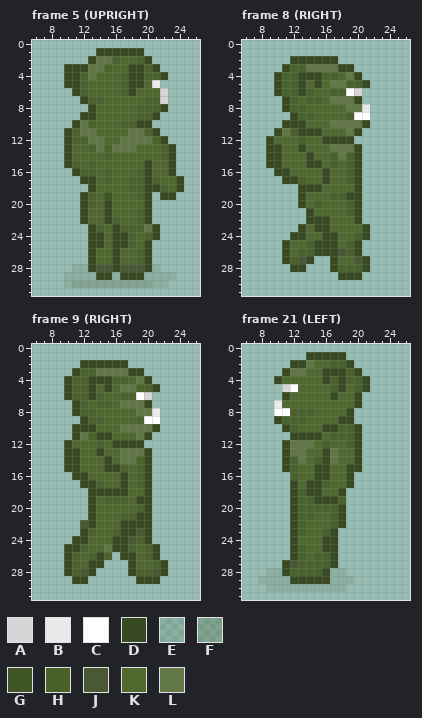
Edited in one commit: pixel-art file (app/src/main/resources/unfinished/orc/orc.aseprite). The first picture shows the starting point.
32x32 pixels, 24 frames. Colours within 5 levels of each other are drawn and written as one. Shown: frame 5 (UPRIGHT): x 6..26, y 0..31; frame 8 (RIGHT): x 6..26, y 0..31; frame 9 (RIGHT): x 6..26, y 0..31; frame 21 (LEFT): x 6..26, y 0..31. The commit also changed other frames, which this record leaves out.
Palette (. is transparent): A #d6d6d6  B #eaeaea  C #ffffff  D #384a21  E #3e522421  F #3e52243e  G #405526  H #49612b  J #485934  K #4f692e  L #617846
Pixels before, frame 5 (UPRIGHT), first column x 10:
 1 ....DDDDDD.....
 2 ...DLLHKKHD....
 3 DDDLLHKKDDHD...
 4 DDHLKKKHDDHHD..
 5 DDHKKKKHDDKB...
 6 .DHKKKKHDKKKA..
 7 ..DHHKKKKKHHA..
 8 ...DKKKKKHHHD..
 9 ..DDKKKKKHHD...
10 .DLHKKKHHDD....
11 DHLLKKKKLLHD...
12 DHHLLKKLLLLHD..
13 DKKHLHLLLKKKHD.
14 DKKKKHKKKKKKHD.
15 DHKHKKKKKKDKKD.
16 .DHHKHKKKHDKKD.
17 ..DDKHKKHHDHKKD
18 ...DKKKKHHDDHKD
19 ..DHKGKKKHD.DD.
20 ..DHKDKKKKD....
21 ..DKKDKKKHD....
22 ..DKKDHKKHD....
23 ...DHKDHHHLD...
24 ...DDKDDHKHD...
25 ...DDKDDHKD....
26 ...DKKDKKHD....
27 ...DKKDKKHD....
28 .EEDJJDJJJDE...
29 EEEEDDEDDDEEEE.
30 EFFFFFFFFFFEE..
Pixels before, frame 8 (RIGHT), first column x 9:
 2 ...DDDDDD....
 3 ..DHHLLLLDD..
 4 .DHHDDDHHKLD.
 5 .DHHDKDKLLHHD
 6 .DHHDHKKHHCA.
 7 ..DHKHHKLLLD.
 8 ..DHHKKKKKLLB
 9 ...DHHKKKKHCC
10 ..DDDKKKLLLLD
11 .DLHDDDKKKLD.
12 DKKKHKKDDDD..
13 DDKKDKKKLLLD.
14 DDKKKDKKHLHD.
15 DDKKKDDKHKHD.
16 .DDKKKKDKKHD.
17 ..DDHKKDKKHD.
18 ....DDDKKKKD.
19 ....DKKKHHDD.
20 ....DKHKKKHD.
21 .....DKKKKHD.
22 .....DDDKKKD.
23 ....DKDDKKKKD
24 ...DDKKDDKKHD
25 ..DKKHDDDKHD.
26 ..DKHHDDDJHD.
27 ..DHJD..DKKJD
28 ...DD...DHHHD
29 .........DDD.
Pixels before, frame 9 (RIGHT), first column x 10:
 2 ..DDDDDD.....
 3 .DHHLLLLDD...
 4 DHHDDDHHKLD..
 5 DHHDKDKLLHHD.
 6 DHHDHKKHHCA..
 7 .DHKHHKLLLD..
 8 .DHHKKKKKLLB.
 9 ..DHHKKKKHCC.
10 .DDDKKKLLLLD.
11 .DLHDDKKKLD..
12 DKKKHKDDDD...
13 DDKKDKKLLLD..
14 DDKKKDKLLHD..
15 DDKKKDDHKHD..
16 .DDKKKKDKHD..
17 ..DDHKKDKHD..
18 ...DDDDDKKD..
19 ...DKHHHKDD..
20 ...DKKKKKHD..
21 ...DKKKHHDD..
22 ..JDKKKDDDD..
23 ..DHKKHDDJD..
24 .DDKKKDDJHD..
25 DDHKKLDDHKHD.
26 DHKHDH.DDKHD.
27 DHKDD...DKKHD
28 DHJD....DHHJD
29 .DD......DDD.
Pixels before, frame 21 (LEFT), first column x 8:
 1 ......DDDDD...
 2 ....DDLKKHHD..
 3 ...DLLKKDDDHD.
 4 ..DKKKKKDHDHHD
 5 ...ACKKKKHDKHD
 6 ...DKKKKKDKKD.
 7 ..BKKKKKKKKKD.
 8 ..CCHHHKKKKD..
 9 ..DHHHKKKKDD..
10 ...DHKKKDDHHD.
11 ....DDDDKHHHD.
12 ...DLLLKHKKHD.
13 ...DLLKKDLKKD.
14 ...DHLKHDLKKD.
15 ...DHKKDDKKDD.
16 ....HKKDDKKD..
17 ....DKDDHKKD..
18 ....DHDDKKD...
19 ....DHHDDDH...
20 ....DHHHHHD...
21 ....DHHKKHD...
22 ....DHKKKHD...
23 ....DHKKHD....
24 ....DKKKDD....
25 ....DHKKDD....
26 ....DHKHHD....
27 ...DJHHHHD....
28 .EEDHHHHDEE...
29 EEEEDDDDDEEE..
30 .EEEEEEEEEE...
The same view after the edit:
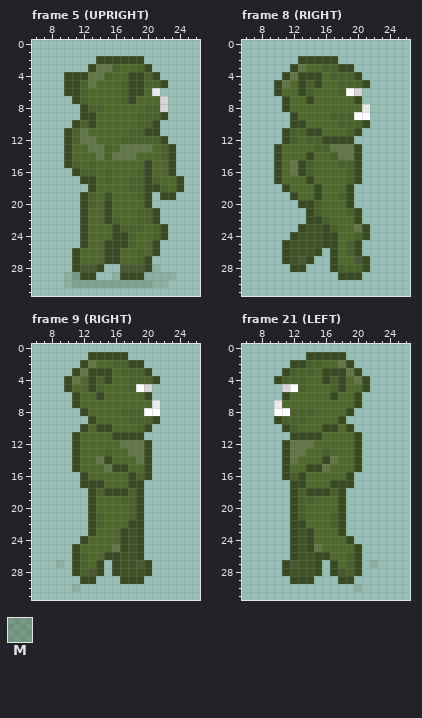
Colours new in this view: M #3e522457
The exact change:
Changed rows in their new state; - is an unchanged pixel.
Frame 5 (UPRIGHT):
first column x 10:
 1 ----......---
 2 ---.DDDDDD.--
 3 ...D-LH-KHD.-
 4 --D-LH-K---D.
 5 ---L------HHD
 6 D--------D-B.
 7 -DHKK--HD-KK-
 8 --DHH----K--A
 9 -----------HD
10 --HD---KKHHD-
11 ---K----HHD--
12 --L-K--HHHH--
13 ---L--K--LL--
14 ----L-LLL----
first column x 11:
21 ---------HD-
22 ---------HD-
23 -DKK-----KHD
24 -DKK-----KHD
25 -DKKD----KD-
26 DKK-D----KD-
27 DKK-D-------
28 DJJD..------
29 MDD..-------
Frame 8 (RIGHT):
first column x 9:
 2 ---.--------
 3 --.DLKKHH---
 4 -.DL---K-HH-
 5 --LK-H--KH--
 6 --KK----K---
 7 ---K-DK-KKK-
 8 ---KK-----KK
 9 ----KK--HH--
10 --.-----KHHH
11 -.D-H-----H-
12 ..DHKHH-----
13 .---K-HH----
14 .---------L-
15 .--LDHK-KH--
16 --KLDH-K----
17 -DKKKD-K----
18 --DKKK----D.
19 ---DK-D-K--.
20 -----D----D.
21 ------H-----
22 -------H----
23 -----GG-H--L
24 ----GGG-----
25 ---GGGG-----
26 ---GGG-.-K--
27 ---G--------
Frame 9 (RIGHT):
first column x 9:
 1 ----DDDDD-----
 2 ----LKKHHDD---
 3 ---LDDDKHHHD--
 4 --LK-H-KKHHHD-
 5 --KK-HK-KHCA.-
 6 -.DKKD--KKKD--
 7 ---K-KK-KKKKB-
 8 --.DK---HHHCC-
 9 ---.DK---H-HD-
10 --.-KDD-KKHD.-
11 ---KKKKDDDD.--
12 -.D--K-KLLLD--
13 -.---KH-K-----
14 -.---L--KKL---
15 -.----L-D-K---
16 --.-----KD----
17 -----D--KDD.--
18 -----H---HD.--
19 ------KK-H-.--
20 ---------HD.--
21 -----H--K--.--
22 ---.-H--K--.--
23 ---.D--K-GD.--
24 --.----K-GD.--
25 -.-K--KL-GD..-
26 -.DHKKDDGGD..-
27 E.DHK--DGGJD..
28 -.DHJD-DGGGD..
29 --.-D---DD-..-
30 --E-----------
Frame 21 (LEFT):
first column x 11:
 2 ---HH-KL--
 3 -HHH----L-
 4 HHH-----KL
 5 --H------K
first column x 8:
 9 -----------.---
10 ----------KD.--
11 ---------KKK---
12 --------K--K---
13 --------HK-----
14 ----LK-K-------
15 ----K-D-L--K---
16 ---D-D-KK------
17 -----DKKKDD----
18 --------DH-----
19 -------KKKD----
20 ------KKKK-----
21 ------K--------
22 -----D---------
23 -----GD-KKD----
24 -----GD-KKKD---
25 -----GDLKKKKD--
26 -----GGDDKKHD--
27 -----GGD.-KHD-E
28 -..-GGGD.DJHD--
29 ....---...DD---
30 -..........-E--
Where, in picture pixels (left, top, right, bottom), the same in both pictures:
changed: (64, 48, 168, 160)
changed: (72, 208, 168, 280)
changed: (266, 56, 362, 264)
changed: (56, 352, 168, 592)
changed: (282, 360, 362, 392)
changed: (258, 416, 378, 592)
